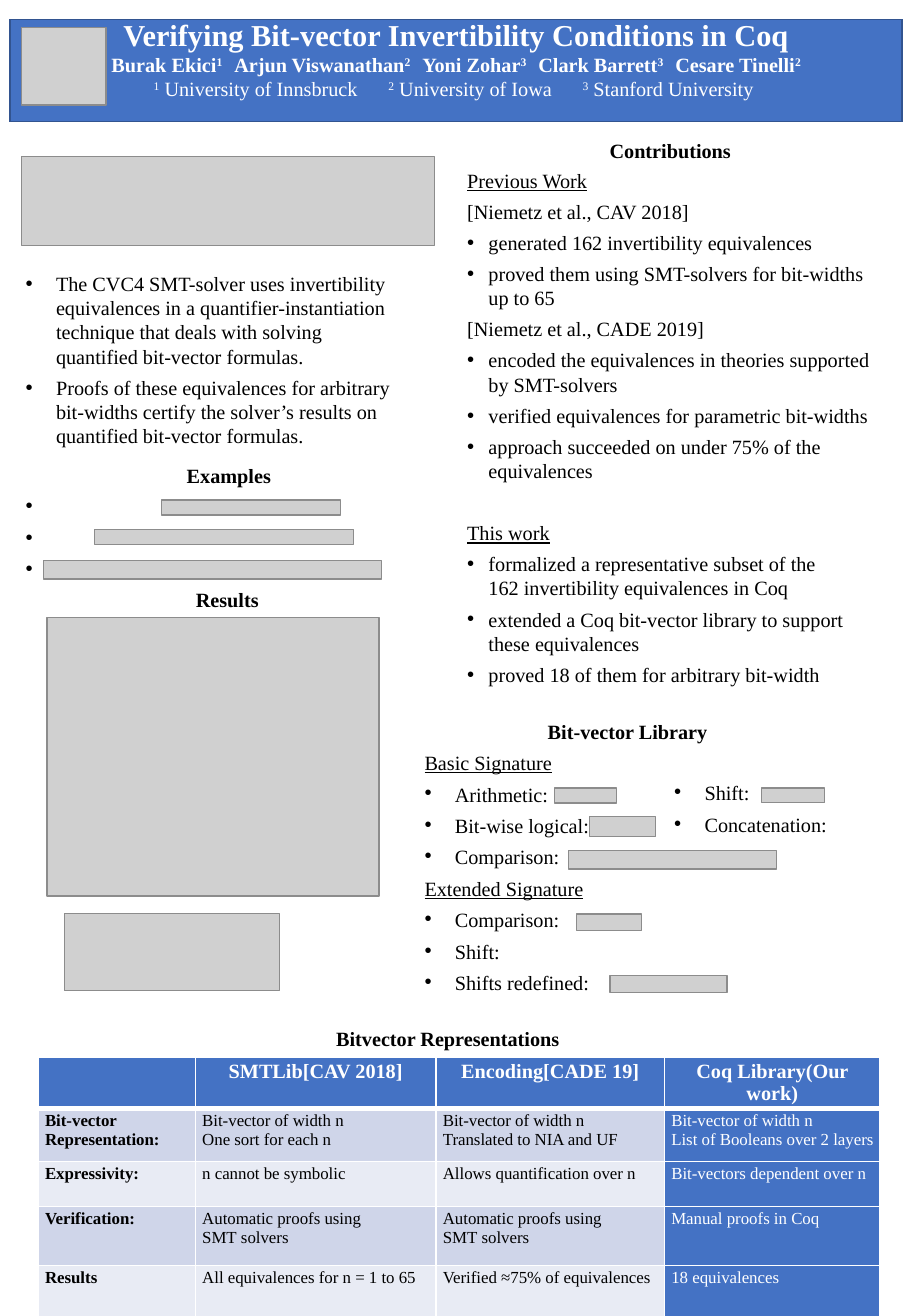
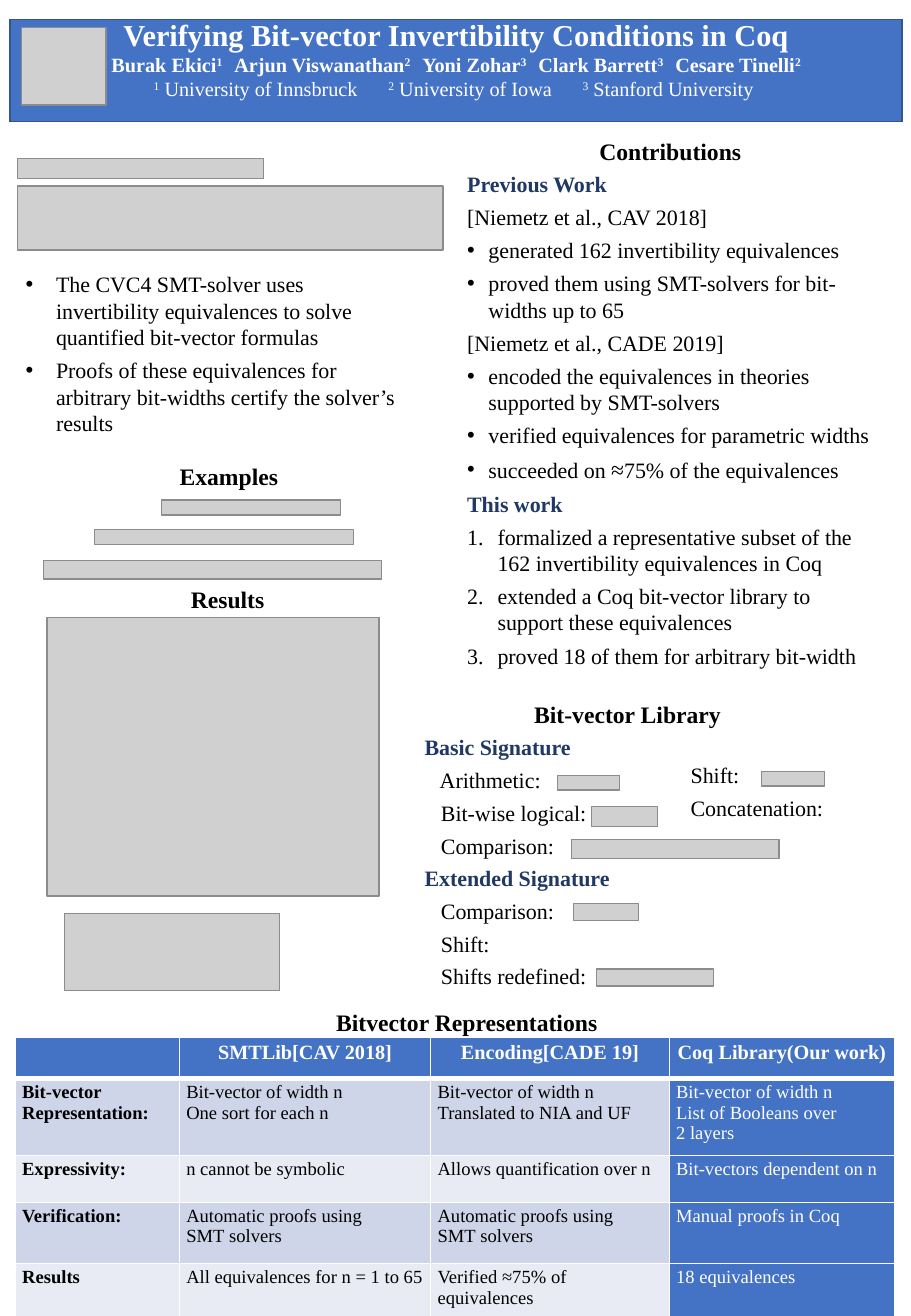
Before and after one commit to arjunvish/fmcad2019, a slide deck: slide 1 of FMCAD Poster.pptx. Drawn at 911x1316 pixels with LibreOffice and Linux fonts; fonts in the diff are those of the drawing; grey boxes stand for pictures; background and template pictures are left out. Boxes give left, top, right and bottom in pixels: in the first picture for what was removed or moved away, otherwise in the second. Text is boxed around its words. In the diff, an @@ line names an element or a change of style, - is before the commit and + after.

Commit message:
Updated poster and presentation

```diff
--- a/FMCAD Poster.pptx
+++ b/FMCAD Poster.pptx
@@ text at box(467, 143, 856, 668): size 12 to 14 pt in "Contributions"; size 12 to 13 pt in "Previous Work", "[Niemetz et al., CAV 2018]", "generated 162 invertibility equivalences", "proved them using SMT-solvers for bit-widths up ..." and 6 more places; text colour #000000 to #203864, bold on, underline off in "Previous Work", "This work"; bullet • to 1. @@
@@ picture added at box(17, 158, 264, 179) @@
@@ picture: place and size @@
-picture at box(22, 157, 434, 247)
+picture at box(17, 186, 442, 250)
@@ text at box(56, 276, 395, 432): text changed; size 12 to 13 pt @@
-• The CVC4 SMT-solver uses invertibility equivalences in a quantifier-instantiation technique that deals with solving quantified bit-vector formulas.
-• Proofs of these equivalences for arbitrary bit-widths certify the solver’s results on quantified bit-vector formulas.
+• The CVC4 SMT-solver uses invertibility equivalences to solve quantified bit-vector formulas
+• Proofs of these equivalences for arbitrary bit-widths certify the solver’s results
@@ text at box(488, 427, 868, 483): text changed; size 12 to 13 pt @@
-• verified equivalences for parametric bit-widths
-• approach succeeded on under 75% of the equivalences
+• verified equivalences for parametric widths
+• succeeded on ≈75% of the equivalences
@@ size 12 to 14 pt in 3 elements at box(180, 468, 279, 490), box(336, 1014, 597, 1036), box(191, 591, 265, 609) @@
@@ text "Bit-vector Library": place and size @@
-text "Bit-vector Library" at box(425, 725, 707, 991)
+text "Bit-vector Library" at box(425, 706, 721, 985)
@@ text "Bit-vector Library" at box(425, 706, 721, 985): size 12 to 14 pt in "Bit-vector Library"; size 12 to 13 pt in "Basic Signature", "Arithmetic:", "Bit-wise logical:", "Comparison:" and 4 more places; text colour #000000 to #203864, bold on, underline off in "Basic Signature", "Extended Signature"; bullet • to none @@
@@ picture: place and size @@
-picture at box(554, 788, 616, 803)
+picture at box(558, 775, 619, 790)
@@ text "Shift:": place and size @@
-text "Shift:" at box(705, 785, 827, 833)
+text "Shift:" at box(691, 767, 823, 817)
@@ text "Shift:" at box(691, 767, 823, 817): size 12 to 13 pt; bullet • to none @@
@@ picture: place and size @@
-picture at box(762, 788, 825, 803)
+picture at box(762, 771, 825, 786)
@@ picture: place and size @@
-picture at box(589, 816, 656, 837)
+picture at box(592, 807, 658, 827)
@@ picture: place and size @@
-picture at box(568, 850, 776, 868)
+picture at box(571, 839, 779, 858)
@@ picture: place and size @@
-picture at box(577, 913, 641, 930)
+picture at box(573, 904, 638, 921)
@@ picture: place and size @@
-picture at box(610, 975, 726, 992)
+picture at box(596, 969, 713, 986)
@@ text "Bitvector Representations": place and size @@
-text "Bitvector Representations" at box(336, 1032, 559, 1050)
+text "Bitvector Representations" at box(336, 1014, 597, 1036)
@@ table at box(16, 1037, 894, 1312) @@
-row 3, column 4: Bit-vectors dependent over n
+row 3, column 4: Bit-vectors dependent on n
@@ size 10 to 11 pt in "Bit-vector", "Representation:", "Bit-vector of width n", "One sort for each n" and 15 more places @@
@@ table: place and size @@
-table at box(38, 1057, 879, 1291)
+table at box(16, 1037, 894, 1312)
```
Also in this commit, not shown: 1 other file.
